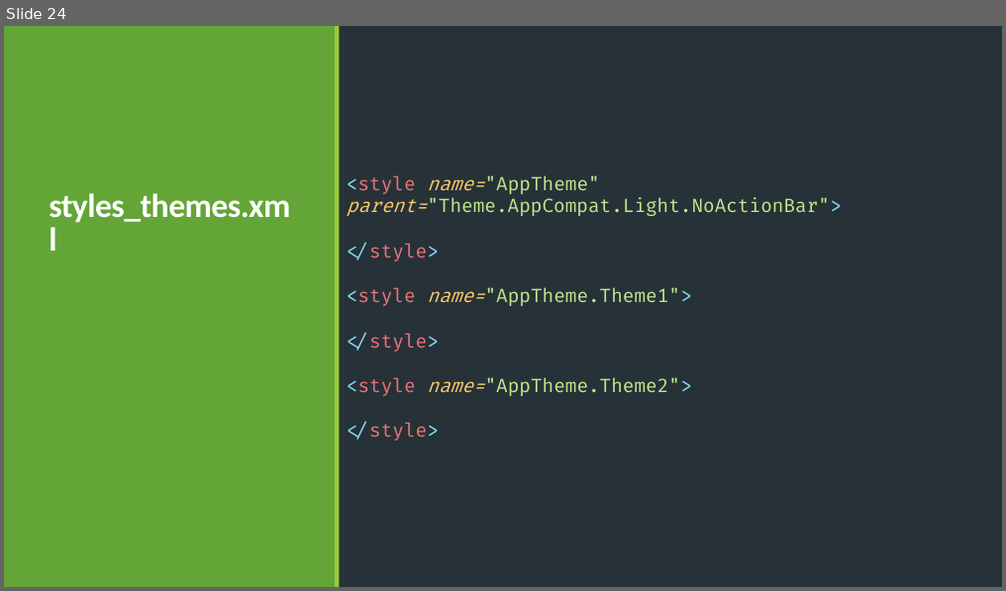
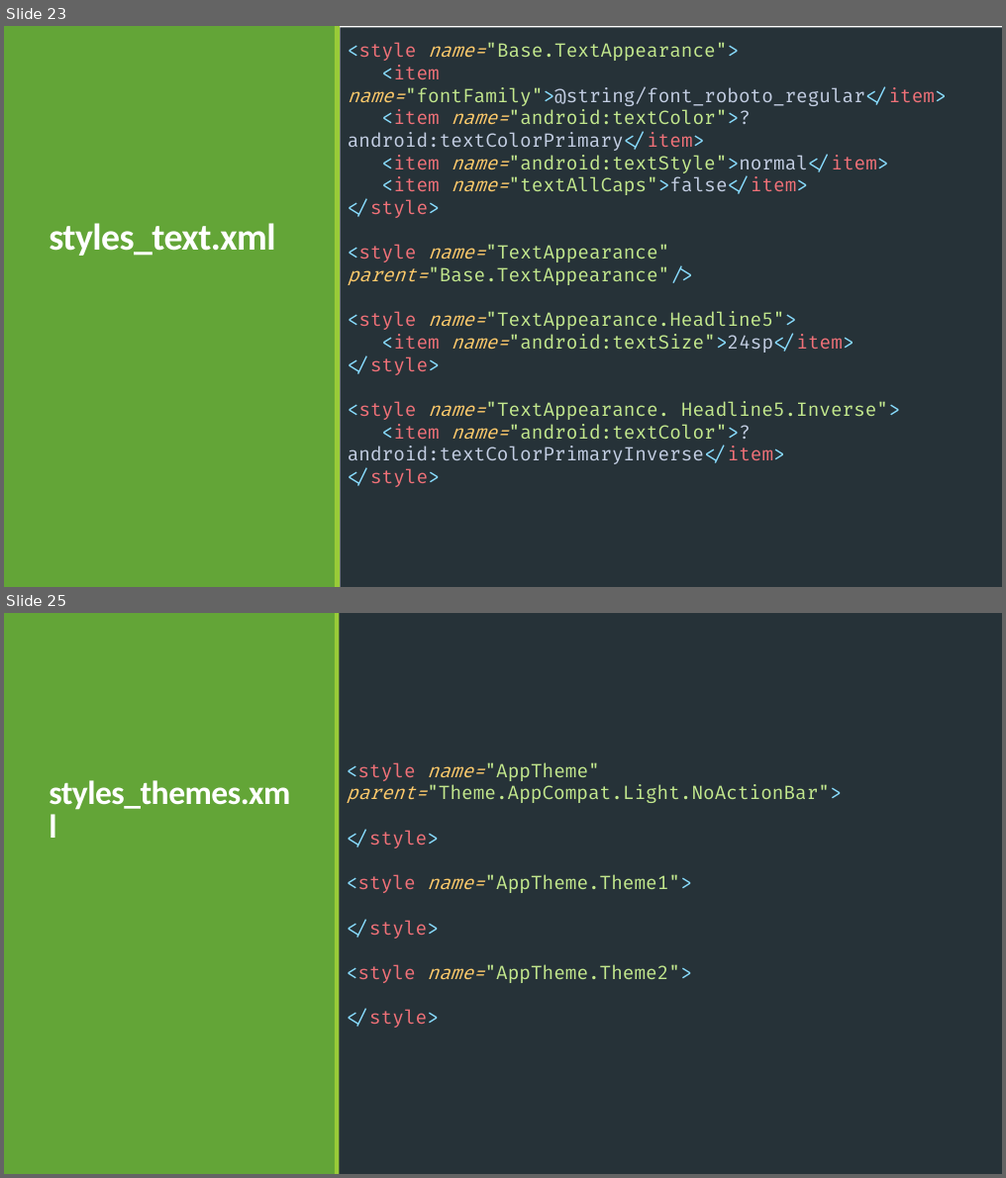
Before and after one commit to ZebanNikolay/android-style-best-practices, a slide deck: Styles and Themes in Android.pptm. Shown one above the other, each under a label of ours: slide 24 before the commit, slides 23 and 25 after it; the slides between them are not shown. The pictures are 1006x591 and 1006x1178 pixels, drawn with LibreOffice and Linux fonts; fonts in the diff are those of the drawing. Boxes give left, top, right and bottom in pixels: in the first picture for what was removed or moved away, otherwise in the second. Text is boxed around its words. In the diff, an @@ line names an element or a change of style, - is before the commit and + after.

```diff
--- a/Styles and Themes in Android.pptm
+++ b/Styles and Themes in Android.pptm
@@ slide 23 added at (4,26,1002,587), background #FFFFFF; not listed: 2 template elements that a slide beside it also shows @@
@@ text added at (341,28,1002,587), fill #263238, 18 pt, text #C3E88D @@
+<style name="Base.TextAppearance">
+<item name="fontFamily">@string/font_roboto_regular</item>
+<item name="android:textColor">?android:textColorPrimary</item>
+<item name="android:textStyle">normal</item>
+<item name="textAllCaps">false</item>
+</style>
+<style name="TextAppearance" parent="Base.TextAppearance"/>
+<style name="TextAppearance.Headline5">
+<item name="android:textSize">24sp</item>
+</style>
+<style name="TextAppearance. Headline5.Inverse">
+<item name="android:textColor">?android:textColorPrimaryInverse</item>
+</style>
@@ title added at (49,223,275,256), 36 pt, text #FFFFFF, bold @@
+styles_text.xml
@@ what was slide 24 is now slide 25 @@
```
Also in this commit, not shown: 4 slides changed.
